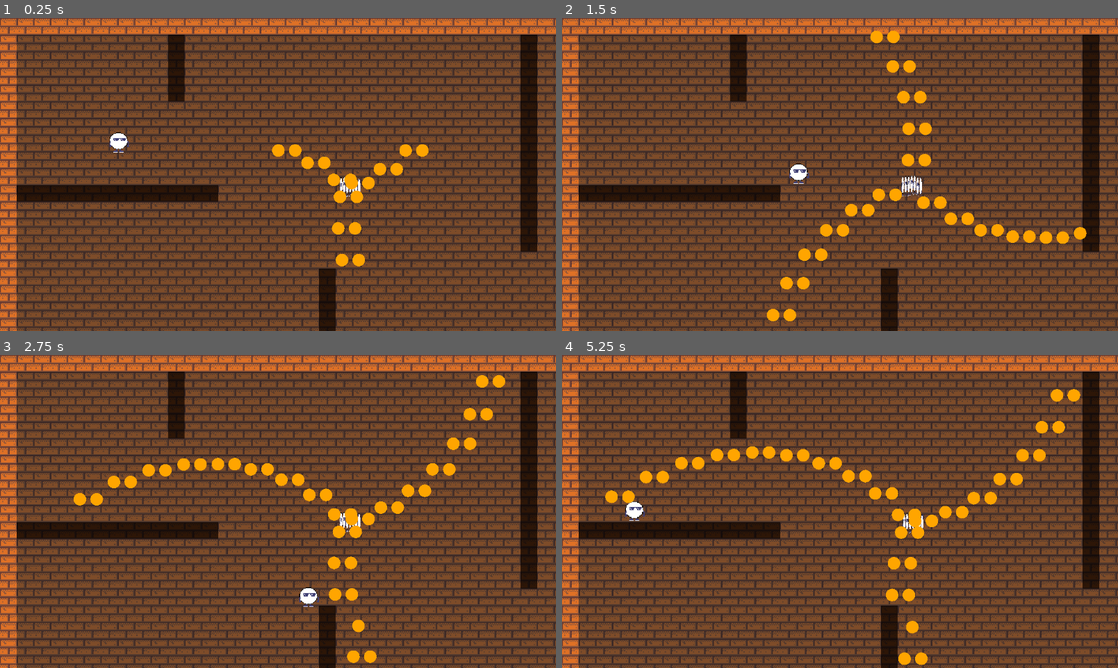
Above: before the commit, frames 1-4 (two rows, left to right).
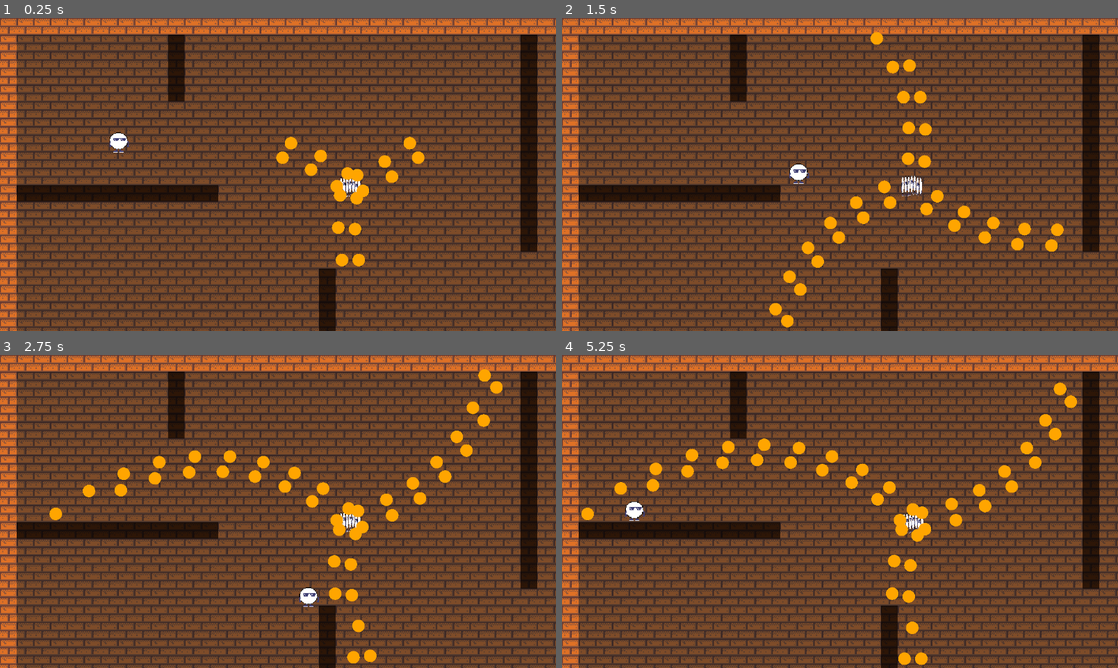
Above: after the commit, the same moments.

Repository: eduardo-kurek/MageMaze
Game: Godot game, scene res://world.tscn
Same seed, same stepped clock (60 frames per second), same inputs: the game is played once before the commit and once after it.
Inputs:
- Up to frame 1 (0.25 s): no input
- Up to frame 2 (1.5 s): hold D (move_right) 0.53-1.28 s; hold S (move_down) from 1.28 s (still down)
- Up to frame 3 (2.75 s): release S (move_down) at 2.03 s; hold D (move_right) from 2.03 s (still down)
- Up to frame 4 (5.25 s): release D (move_right) at 2.78 s; hold W (move_up) 2.78-3.53 s; hold A (move_left) 3.53-5.03 s; hold S (move_down) from 5.03 s (still down)

The runs differ from the first frame. In frame 1, 1.4% of the frame differs, in the area x 48-78%, y 37-70%; in frame 2, 2.9%; in frame 3, 4.0%; in frame 4, 4.3%, in the area x 3-94%, y 8-90%.

Commit message:
Ajusta posições também no rotating e spread shot

Diff:
--- a/entities/behaviours/shoot/RotatingShot.gd
+++ b/entities/behaviours/shoot/RotatingShot.gd
@@ -9,8 +9,10 @@
 
 func process(ctx: ShotContext) -> Array[ShotContext]:
 	var shots := super.process(ctx)
+	var angle := deg_to_rad(_angle_degrees)
 	for shot in shots:
-		shot.direction = shot.direction.rotated(deg_to_rad(_angle_degrees))
+		shot.position = ctx.position + (shot.position - ctx.position).rotated(angle)
+		shot.direction = shot.direction.rotated(angle)
 	_shots_fired += 1
 
 	if reset_after_shots > 0 and _shots_fired >= reset_after_shots:
--- a/entities/behaviours/shoot/SpreadShot.gd
+++ b/entities/behaviours/shoot/SpreadShot.gd
@@ -16,6 +16,7 @@
 	for shot in super.process(ctx):
 		for offset in offsets:
 			var spread_shot := shot.copy()
+			spread_shot.position = ctx.position + (shot.position - ctx.position).rotated(offset)
 			spread_shot.direction = shot.direction.rotated(offset)
 			shots.append(spread_shot)
 	return shots
